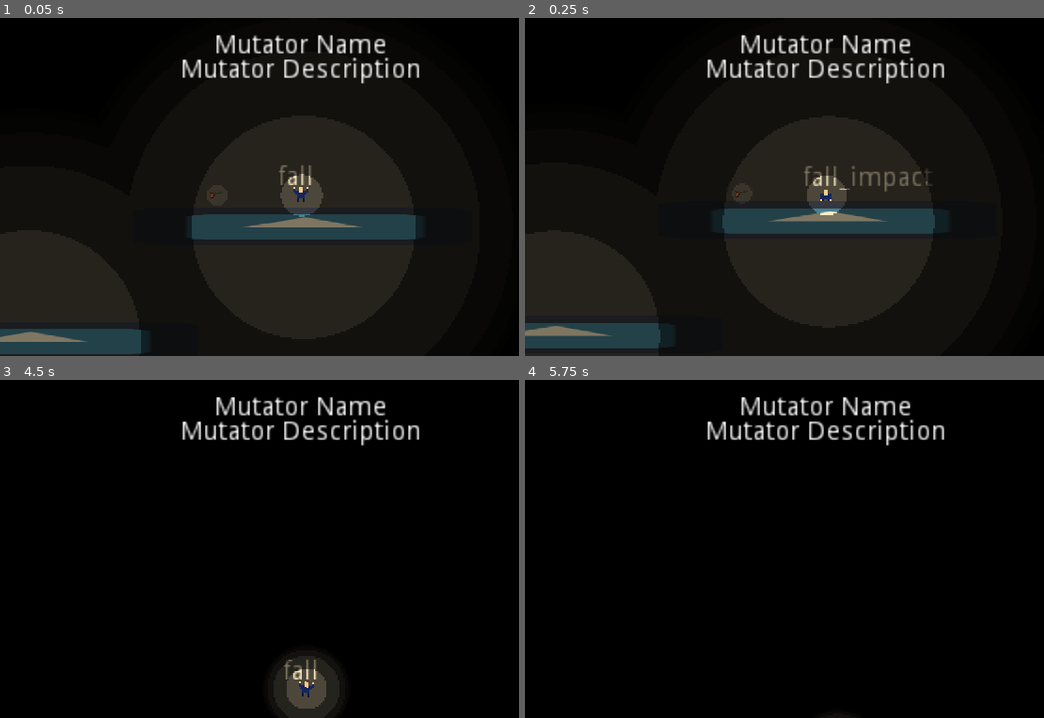
Above: before the commit, frames 1-4 (two rows, left to right).
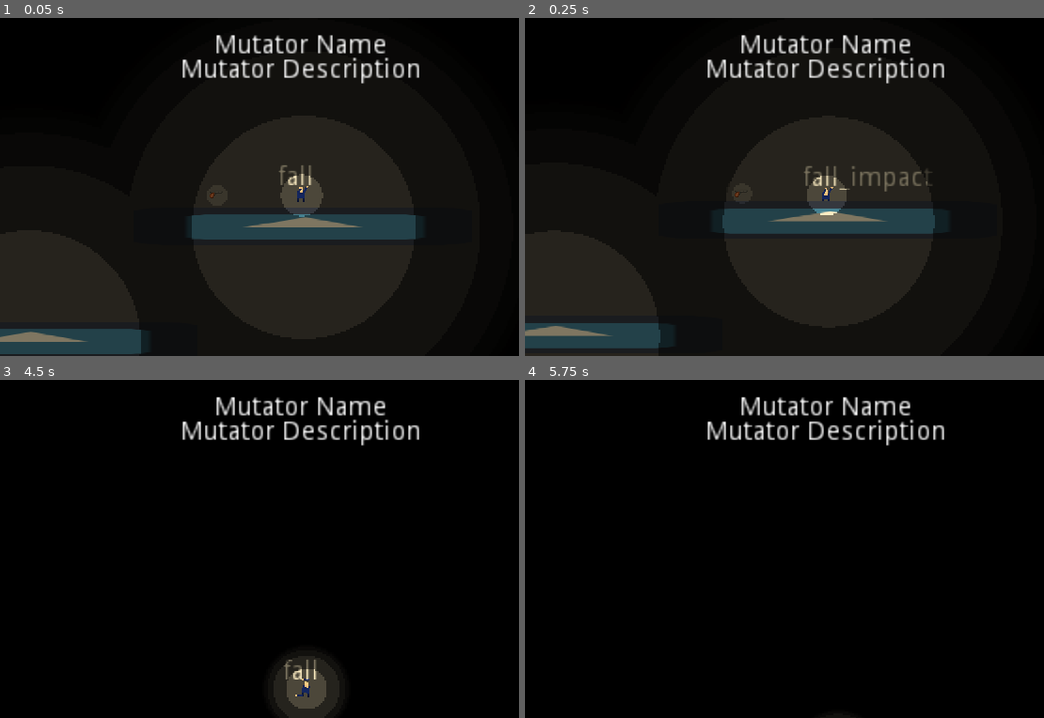
Above: after the commit, the same moments.

Repository: howwhywhat/summer-game
Game: Godot game, scene res://scenes/levels/Level.tscn
Two runs of this game, one before a commit and one after it. Both use one fixed random seed, a clock stepped at 60 frames per second and the inputs below. The engine's default icon, where the game draws it, is replaced by a stand-in: a white triangle on a blue panel in a dark square.
Inputs (mouse positions are in pixels of both pictures, inside the frame that each line leads up to):
- Up to frame 1 (0.05 s): no input
- Up to frame 2 (0.25 s): no input
- Up to frame 3 (4.5 s): move the mouse to (430, 532) at 0.52 s; hold D (right) 0.53-2.03 s; click (430, 532) at 0.6 s; tap W (up) at 0.77, 0.8, 1.07, 1.35, 1.52, 1.82, 2.3, 3.02, 3.32, 3.77, 3.8, 4.07 s; move the mouse to (181, 565) at 1.27 s; click (181, 565) at 1.55 s; move the mouse to (363, 474) at 2.02 s; hold A (left) 2.03-2.78 s; hold Q (drop) 2.03-2.78 s; move the mouse to (269, 616) at 2.77 s; hold D (right) 2.78-4.28 s; tap E (interact) at 2.85 s; click (269, 616) at 3.05 s; move the mouse to (482, 599) at 3.52 s; click (482, 599) at 3.6 s; move the mouse to (119, 498) at 4.27 s; hold A (left) from 4.28 s (still down); click (119, 498) at 4.35 s
- Up to frame 4 (5.75 s): tap W (up) at 4.52, 4.82, 5.1 s; move the mouse to (857, 549) at 5.02 s; release A (left) at 5.03 s; hold D (right) from 5.03 s (still down)

The runs differ from the first frame. In frame 1, less than 0.1% of the frame differs, in the area x 42-60%, y 49-53%; in frame 2, less than 0.1%; in frame 3, less than 0.1%, in the area x 56-61%, y 88-94%; in frame 4, nothing differs.

Commit message:
Separated arms, started working on making the arms rotate towards the mouse

Diff:
--- a/project.godot
+++ b/project.godot
@@ -136,6 +136,12 @@
 interact={
 "deadzone": 0.5,
 "events": [ Object(InputEventKey,"resource_local_to_scene":false,"resource_name":"","device":0,"alt":false,"shift":false,"control":false,"meta":false,"command":false,"pressed":false,"scancode":69,"unicode":0,"echo":false,"script":null)
+, Object(InputEventJoypadButton,"resource_local_to_scene":false,"resource_name":"","device":-1,"button_index":2,"pressure":0.0,"pressed":false,"script":null)
+ ]
+}
+throw={
+"deadzone": 0.5,
+"events": [ Object(InputEventKey,"resource_local_to_scene":false,"resource_name":"","device":0,"alt":false,"shift":false,"control":false,"meta":false,"command":false,"pressed":false,"scancode":70,"unicode":0,"echo":false,"script":null)
  ]
 }
 drop={
@@ -143,9 +149,9 @@
 "events": [ Object(InputEventKey,"resource_local_to_scene":false,"resource_name":"","device":0,"alt":false,"shift":false,"control":false,"meta":false,"command":false,"pressed":false,"scancode":81,"unicode":0,"echo":false,"script":null)
  ]
 }
-throw={
+shoot={
 "deadzone": 0.5,
-"events": [ Object(InputEventKey,"resource_local_to_scene":false,"resource_name":"","device":0,"alt":false,"shift":false,"control":false,"meta":false,"command":false,"pressed":false,"scancode":70,"unicode":0,"echo":false,"script":null)
+"events": [ Object(InputEventMouseButton,"resource_local_to_scene":false,"resource_name":"","device":0,"alt":false,"shift":false,"control":false,"meta":false,"command":false,"button_mask":0,"position":Vector2( 0, 0 ),"global_position":Vector2( 0, 0 ),"factor":1.0,"button_index":1,"pressed":false,"doubleclick":false,"script":null)
  ]
 }
 
--- a/scenes/player/Player.tscn
+++ b/scenes/player/Player.tscn
@@ -1,6 +1,6 @@
 [gd_scene load_steps=17 format=2]
 
-[ext_resource path="res://resources/player/player_arms_sheet.png" type="Texture" id=1]
+[ext_resource path="res://resources/player/player_left_arm_sheet.png" type="Texture" id=1]
 [ext_resource path="res://scripts/player/Player.gd" type="Script" id=2]
 [ext_resource path="res://scripts/player/Camera.gd" type="Script" id=3]
 [ext_resource path="res://resources/player/player_head_sheet.png" type="Texture" id=4]
@@ -8,7 +8,7 @@
 [ext_resource path="res://scripts/player/PlayerStateMachine.gd" type="Script" id=6]
 [ext_resource path="res://resources/player/player_body_sheet.png" type="Texture" id=7]
 [ext_resource path="res://resources/player/player_legs_sheet.png" type="Texture" id=8]
-[ext_resource path="res://resources/items/weapons/this_is_a_gun.png" type="Texture" id=9]
+[ext_resource path="res://resources/player/player_right_arm_sheet.png" type="Texture" id=9]
 
 [sub_resource type="RectangleShape2D" id=1]
 extents = Vector2( 3, 3 )
@@ -43,7 +43,7 @@
 "values": [ 8, 8 ]
 }
 tracks/2/type = "value"
-tracks/2/path = NodePath("Sprites/ArmSprite:frame")
+tracks/2/path = NodePath("Sprites/LeftArmSprite:frame")
 tracks/2/interp = 1
 tracks/2/loop_wrap = true
 tracks/2/imported = false
@@ -86,9 +86,21 @@
 tracks/5/enabled = true
 tracks/5/keys = {
 "times": PoolRealArray( 0, 0.1 ),
-"transitions": PoolRealArray( 0, 0 ),
+"transitions": PoolRealArray( 1, 0 ),
 "update": 0,
 "values": [ Vector2( 1, -6 ), Vector2( 1, -6 ) ]
+}
+tracks/6/type = "value"
+tracks/6/path = NodePath("Sprites/RightArmSprite:frame")
+tracks/6/interp = 1
+tracks/6/loop_wrap = true
+tracks/6/imported = false
+tracks/6/enabled = true
+tracks/6/keys = {
+"times": PoolRealArray( 0, 0.1 ),
+"transitions": PoolRealArray( 1, 1 ),
+"update": 1,
+"values": [ 8, 8 ]
 }
 
 [sub_resource type="Animation" id=4]
@@ -120,7 +132,7 @@
 "values": [ 6, 6 ]
 }
 tracks/2/type = "value"
-tracks/2/path = NodePath("Sprites/ArmSprite:frame")
+tracks/2/path = NodePath("Sprites/LeftArmSprite:frame")
 tracks/2/interp = 1
 tracks/2/loop_wrap = true
 tracks/2/imported = false
@@ -166,6 +178,18 @@
 "transitions": PoolRealArray( 0, 0 ),
 "update": 0,
 "values": [ Vector2( 5, 5 ), Vector2( 5, 5 ) ]
+}
+tracks/6/type = "value"
+tracks/6/path = NodePath("Sprites/RightArmSprite:frame")
+tracks/6/interp = 1
+tracks/6/loop_wrap = true
+tracks/6/imported = false
+tracks/6/enabled = true
+tracks/6/keys = {
+"times": PoolRealArray( 0, 0.2 ),
+"transitions": PoolRealArray( 1, 1 ),
+"update": 1,
+"values": [ 6, 6 ]
 }
 
 [sub_resource type="Animation" id=5]
@@ -196,7 +220,7 @@
 "values": [ 0, 0, 1, 1 ]
 }
 tracks/2/type = "value"
-tracks/2/path = NodePath("Sprites/ArmSprite:frame")
+tracks/2/path = NodePath("Sprites/LeftArmSprite:frame")
 tracks/2/interp = 1
 tracks/2/loop_wrap = true
 tracks/2/imported = false
@@ -242,6 +266,18 @@
 "transitions": PoolRealArray( 0 ),
 "update": 0,
 "values": [ 90.0 ]
+}
+tracks/6/type = "value"
+tracks/6/path = NodePath("Sprites/RightArmSprite:frame")
+tracks/6/interp = 1
+tracks/6/loop_wrap = true
+tracks/6/imported = false
+tracks/6/enabled = true
+tracks/6/keys = {
+"times": PoolRealArray( 0, 0.9, 1, 2 ),
+"transitions": PoolRealArray( 1, 1, 1, 1 ),
+"update": 1,
+"values": [ 0, 0, 1, 1 ]
 }
 
 [sub_resource type="Animation" id=6]
@@ -272,7 +308,7 @@
 "values": [ 6, 8 ]
 }
 tracks/2/type = "value"
-tracks/2/path = NodePath("Sprites/ArmSprite:frame")
+tracks/2/path = NodePath("Sprites/LeftArmSprite:frame")
 tracks/2/interp = 1
 tracks/2/loop_wrap = true
 tracks/2/imported = false
@@ -303,9 +339,9 @@
 tracks/4/enabled = true
 tracks/4/keys = {
 "times": PoolRealArray( 0, 0.1 ),
-"transitions": PoolRealArray( 0, 0 ),
-"update": 0,
-"values": [ Vector2( 6, 5 ), Vector2( 1, -6 ) ]
+"transitions": PoolRealArray( 1, 0 ),
+"update": 0,
+"values": [ Vector2( 5, 5 ), Vector2( 1, -6 ) ]
 }
 tracks/5/type = "value"
 tracks/5/path = NodePath("Sprites/ItemSprite:rotation_degrees")
@@ -318,6 +354,18 @@
 "transitions": PoolRealArray( 0, 0 ),
 "update": 0,
 "values": [ 90.0, -90.0 ]
+}
+tracks/6/type = "value"
+tracks/6/path = NodePath("Sprites/RightArmSprite:frame")
+tracks/6/interp = 1
+tracks/6/loop_wrap = true
+tracks/6/imported = false
+tracks/6/enabled = true
+tracks/6/keys = {
+"times": PoolRealArray( 0, 0.1 ),
+"transitions": PoolRealArray( 1, 1 ),
+"update": 1,
+"values": [ 6, 8 ]
 }
 
 [sub_resource type="Animation" id=7]
@@ -348,7 +396,7 @@
 "values": [ 3, 3, 4, 4 ]
 }
 tracks/2/type = "value"
-tracks/2/path = NodePath("Sprites/ArmSprite:frame")
+tracks/2/path = NodePath("Sprites/LeftArmSprite:frame")
 tracks/2/interp = 1
 tracks/2/loop_wrap = true
 tracks/2/imported = false
@@ -381,7 +429,7 @@
 "times": PoolRealArray( 0, 0.3 ),
 "transitions": PoolRealArray( 0, 0 ),
 "update": 0,
-"values": [ Vector2( 5, 4 ), Vector2( 5, 4 ) ]
+"values": [ Vector2( 6, 4 ), Vector2( 6, 4 ) ]
 }
 tracks/5/type = "value"
 tracks/5/path = NodePath("Sprites/ItemSprite:rotation_degrees")
@@ -395,6 +443,18 @@
 "update": 0,
 "values": [ 90.0 ]
 }
+tracks/6/type = "value"
+tracks/6/path = NodePath("Sprites/RightArmSprite:frame")
+tracks/6/interp = 1
+tracks/6/loop_wrap = true
+tracks/6/imported = false
+tracks/6/enabled = true
+tracks/6/keys = {
+"times": PoolRealArray( 0, 0.1, 0.2, 0.3 ),
+"transitions": PoolRealArray( 1, 1, 1, 1 ),
+"update": 1,
+"values": [ 3, 3, 4, 4 ]
+}
 
 [node name="Player" type="KinematicBody2D"]
 collision_mask = 22
@@ -410,32 +470,36 @@
 hframes = 9
 frame = 6
 
-[node name="ItemSprite" type="Sprite" parent="Sprites"]
-position = Vector2( 6, 5 )
-rotation = 1.5708
-scale = Vector2( 0.5, 0.5 )
-texture = ExtResource( 9 )
-
 [node name="BodySprite" type="Sprite" parent="Sprites"]
 texture = ExtResource( 7 )
 offset = Vector2( 0, -4 )
 hframes = 9
 frame = 6
 
-[node name="ArmSprite" type="Sprite" parent="Sprites"]
-texture = ExtResource( 1 )
-offset = Vector2( 0, -4 )
-hframes = 9
-frame = 6
-
 [node name="LegsSprite" type="Sprite" parent="Sprites"]
 texture = ExtResource( 8 )
 offset = Vector2( 0, -4 )
 hframes = 9
 frame = 6
 
-[node name="GunPosition" type="Position2D" parent="."]
-position = Vector2( 5, 12 )
+[node name="ItemSprite" type="Sprite" parent="Sprites"]
+position = Vector2( 5, 5 )
+rotation = 1.5708
+scale = Vector2( 0.5, 0.5 )
+
+[node name="LeftArmSprite" type="Sprite" parent="Sprites"]
+position = Vector2( -2, -1 )
+texture = ExtResource( 1 )
+offset = Vector2( 2, -3 )
+hframes = 9
+frame = 6
+
+[node name="RightArmSprite" type="Sprite" parent="Sprites"]
+position = Vector2( 2, -1 )
+texture = ExtResource( 9 )
+offset = Vector2( -2, -3 )
+hframes = 9
+frame = 6
 
 [node name="Collider" type="CollisionShape2D" parent="."]
 visible = false
--- a/scripts/player/Player.gd
+++ b/scripts/player/Player.gd
@@ -13,7 +13,8 @@
 onready var sprites := $Sprites
 onready var head := $Sprites/HeadSprite
 onready var body := $Sprites/BodySprite
-onready var arms := $Sprites/ArmSprite
+onready var lArm := $Sprites/LeftArmSprite
+onready var rArm := $Sprites/RightArmSprite
 onready var legs := $Sprites/LegsSprite
 onready var item := $Sprites/ItemSprite
 
@@ -29,6 +30,12 @@
 
 func damage_entity(damage : float) -> void:
 	pass
+
+func _process(delta):
+	lArm.frame = 6
+	rArm.frame = 6
+	lArm.rotation = get_global_mouse_position().angle_to_point(lArm.position)
+	rArm.rotation = get_global_mouse_position().angle_to_point(rArm.position)
 
 func apply_gravity(delta : float) -> void:
 	if coyoteTimer.is_stopped():
@@ -57,7 +64,8 @@
 		motion.x = clamp(motion.x, -MAX_SPEED, MAX_SPEED)
 		head.flip_h = x_input < 0
 		body.flip_h = x_input < 0
-		arms.flip_h = x_input < 0
+		lArm.flip_h = x_input < 0
+		rArm.flip_h = x_input < 0
 		legs.flip_h = x_input < 0
 		rotate_tween()
 
--- a/scripts/player/PlayerStateMachine.gd
+++ b/scripts/player/PlayerStateMachine.gd
@@ -6,6 +6,7 @@
 	add_state("jump")
 	add_state("fall")
 	add_state("fall_impact")
+	add_state("shoot")
 	call_deferred("set_state", states.idle)
 
 func _state_logic(delta : float) -> void:
@@ -48,6 +49,8 @@
 			if !parent.is_on_floor():
 				if parent.motion.y < 0 and !parent.jumpBuffer.is_stopped():
 					return states.jump
+		states.shoot:
+			pass
 	return null
 
 func _enter_state(new_state, old_state) -> void:
@@ -75,6 +78,8 @@
 		states.fall_impact:
 			parent.debugFSM.set_text("fall_impact")
 			parent.anim.play("fall_impact")
+		states.shoot:
+			pass
 
 func _exit_state(old_state, new_state) -> void:
 	match old_state:
Binary file changed: resources/items/weapons/this_is_a_gun.png
Binary file changed: resources/player/player_arms_sheet.png
Binary file changed: resources/player/player_body_sheet.png
Binary file changed: resources/player/player_head_sheet.png
Binary file added: resources/player/player_left_arm_sheet.png
Not shown, added: resources/player/player_left_arm_sheet.png.import
Binary file changed: resources/player/player_legs_sheet.png
Binary file added: resources/player/player_right_arm_sheet.png
Not shown, added: resources/player/player_right_arm_sheet.png.import
